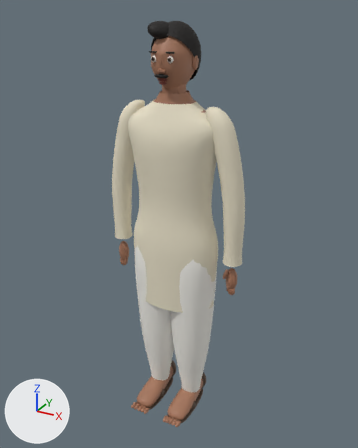
Before and after pictures for a commit that changed the glTF model assets/npc/npc_man_kurta_lod1.glb.
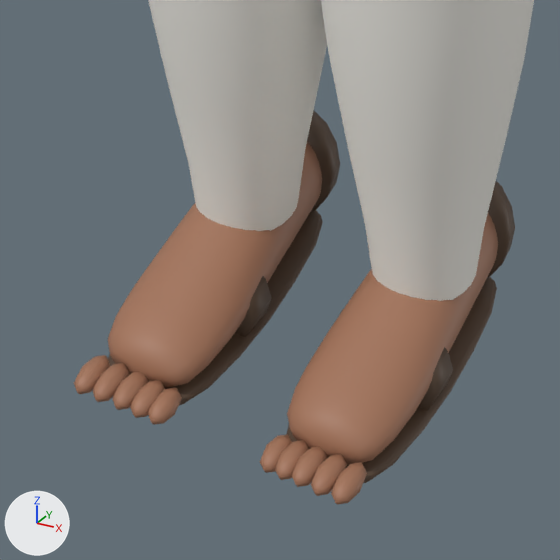
Each version appears first whole from a camera (50 mm lens) standing at (0.941, -1.675, 1.755) and looking at (0.02, -0.001, 0.918), and next in a close-up on the part from 33% to 60% of the width and 76% to 98% of the height. The lights are fixed; the arrows at lower left show +X, +Y and +Z. The last two pictures show the newer version.

Names of what the first close-up shows: 'Body'.
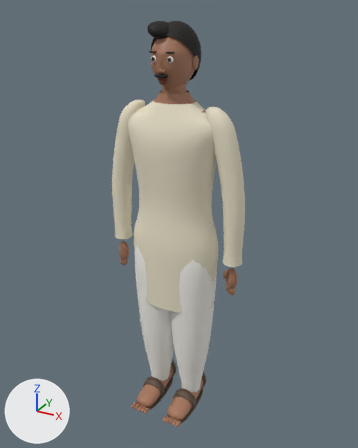
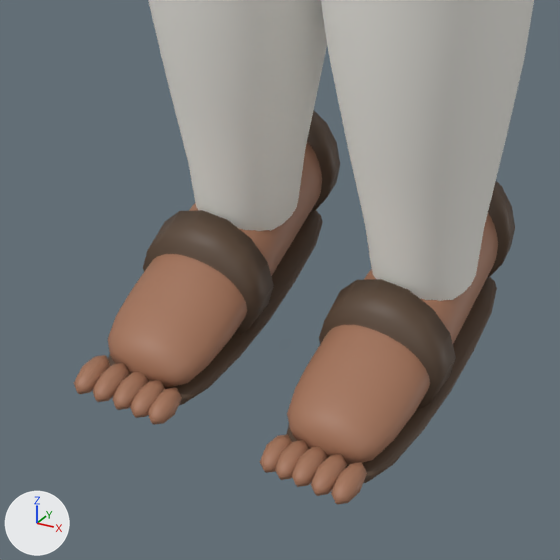
Where the change shows, as pixel boxes (x1, y1, x2, y2) in the close-ups (560 x 560 px; the box of a moved part takes in the faces that stretch with it):
part 1 of me_torso, moved or reshaped: before (129, 276, 453, 476); after (129, 210, 456, 483)

Diff of the bpy script that builds the scene:
```diff
--- a/assets/npc/npc_man_kurta_lod1.glb.py
+++ b/assets/npc/npc_man_kurta_lod1.glb.py
@@ me_torso @@
 # used by ob_body; location = (0.0, 0.0, 0.0)
-me_torso.from_pydata(...)  # 6651 vertices, 12721 faces; spans x -0.31..0.31, y -0.21..0.12, z -0.01..1.71
+me_torso.from_pydata(...)  # 6651 vertices, 12721 faces; spans x -0.31..0.31, y -0.21..0.12, z 0.0..1.71
+# me_torso part 1: 47 vertices moved from x -0.14..0.14, y -0.2..-0.05, z 0.01..0.07 to x -0.14..0.14, y -0.2..-0.05, z 0.02..0.1; 1 vertex removed from x 0.09, y -0.19, z 0.03; 1 vertex added at x 0.09, y -0.2, z 0.03
+# other edits to the shape of me_torso do not show in these pictures
 me_torso.materials.append(mat_skin)
```
